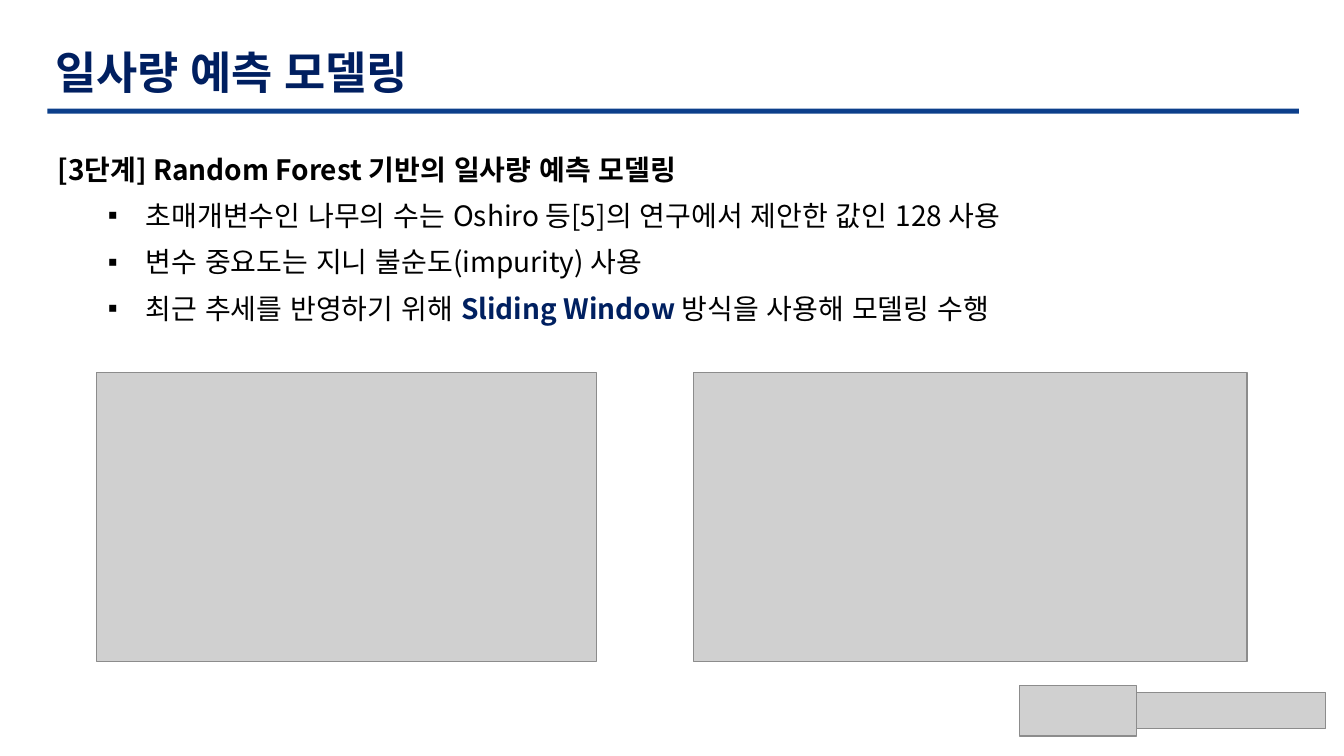
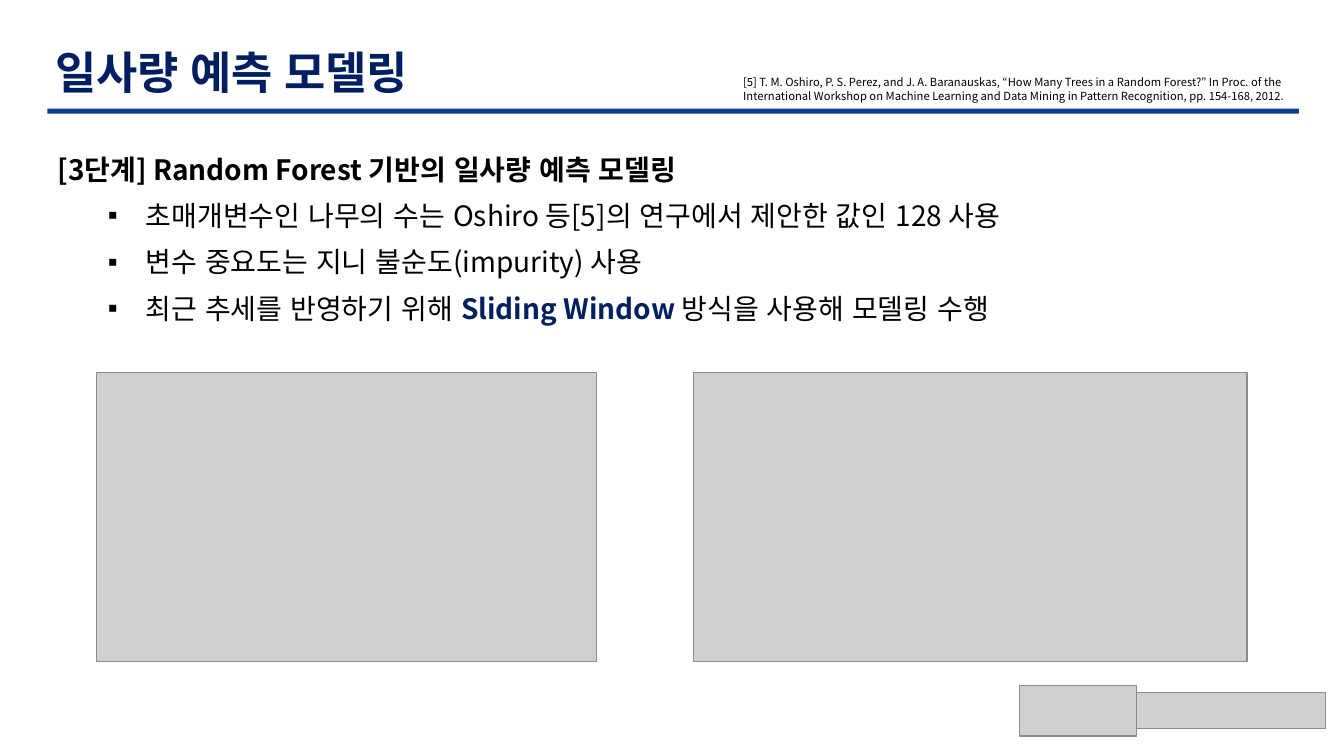
Before and after one commit to TaegyuHan/Solar_radiation_prediction_model, a slide deck: slide 12 of KICS_PT/[KICS] 모델 poster.pptx. Drawn at 1344x756 pixels with LibreOffice and Linux fonts; fonts in the diff are those of the drawing; grey boxes stand for pictures. Boxes give left, top, right and bottom in pixels: in the first picture for what was removed or moved away, otherwise in the second. Text is boxed around its words. In the diff, an @@ line names an element or a change of style, - is before the commit and + after.

```diff
--- a/KICS_PT/[KICS] 모델 poster.pptx
+++ b/KICS_PT/[KICS] 모델 poster.pptx
@@ text added at [743,77,1284,103], 8 pt, text #000000 @@
+[5] T. M. Oshiro, P. S. Perez, and J. A. Baranauskas, “How Many Trees in a Random Forest?” In Proc. of the International Workshop on Machine Learning and Data Mining in Pattern Recognition, pp. 154-168, 2012.
```
Also in this commit, not shown: 8 other slides changed, 2 slides added, 1 slide removed.
